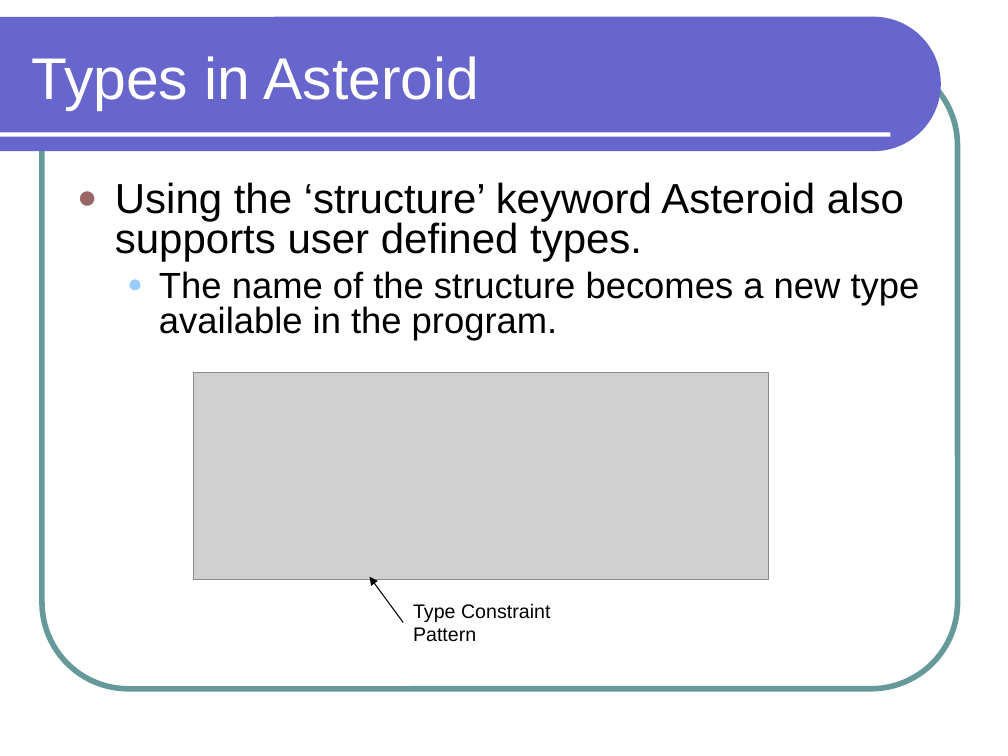
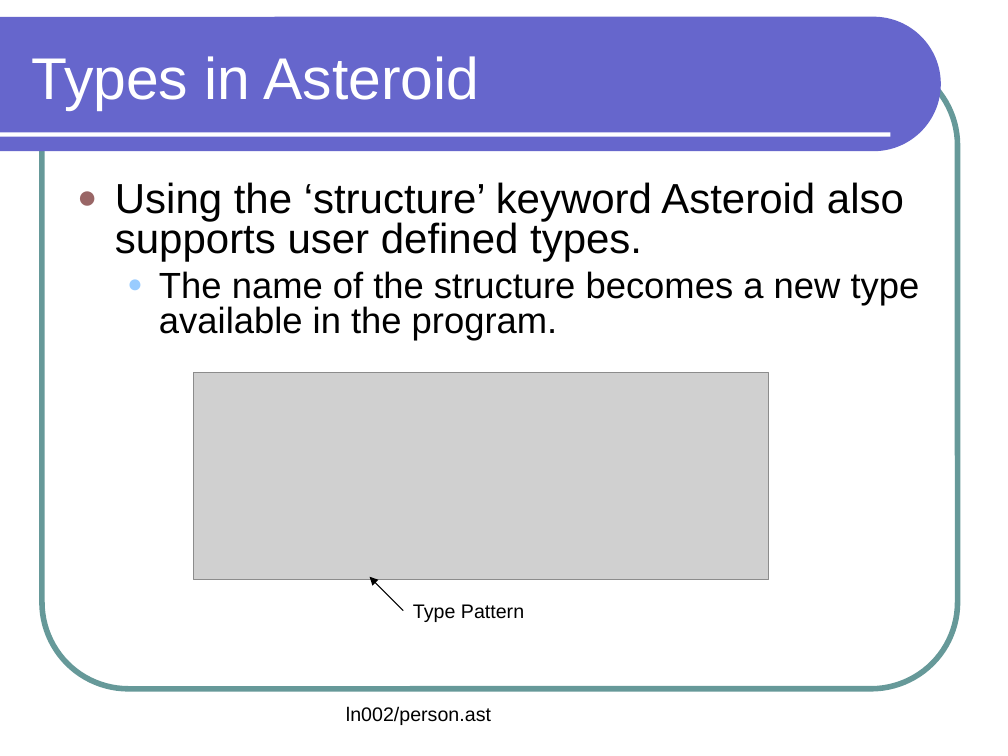
Before and after one commit to lutzhamel/CSC301, a slide deck: slide 13 of notes/csc301-ln002.ppt. Drawn at 1008x756 pixels with LibreOffice and Linux fonts; fonts in the diff are those of the drawing; grey boxes stand for pictures. Boxes give left, top, right and bottom in pixels: in the first picture for what was removed or moved away, otherwise in the second. Text is boxed around its words. In the diff, an @@ line names an element or a change of style, - is before the commit and + after.

Commit message:
edits for Asteroid 2.0

```diff
--- a/notes/csc301-ln002.ppt
+++ b/notes/csc301-ln002.ppt
@@ arrow moved from (403, 623) - (370, 577) to (403, 611) - (370, 577) @@
@@ text at [413,604,524,622]: text changed @@
-Type Constraint
-Pattern
+Type Pattern
@@ text added at [346,706,491,725], 14 pt, text #000000 @@
+ln002/person.ast
```
Also in this commit, not shown: 10 other slides changed, 1 slide added, 1 slide removed, 10 other files.
